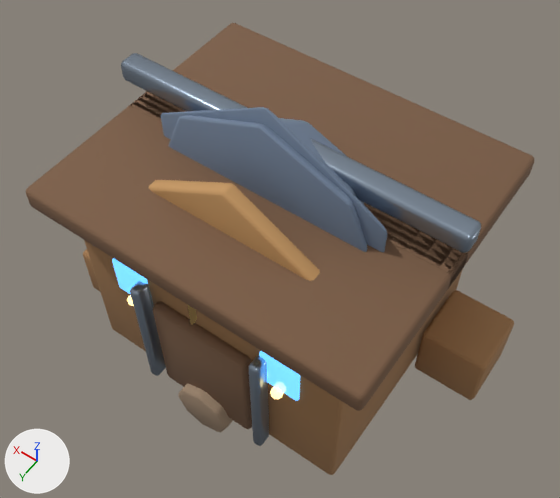
What one commit did to the Blender file assets-source/blender/buildings/warehouse.blend.
One viewpoint serves both versions: a 50 mm lens placed at (-2.53, 3.6, 6.87), pointed at (0.05, -0.01, 1.19). The axes (+X, +Y, +Z) are drawn at lower left. The lights are the same throughout. The older version comes first.

In view in the first picture: 'LOD1_PROXY_cap', 'LOD2_PROXY_cap', 'crateA', 'door', 'doorFrameL', 'doorFrameR', 'plinth', 'ridge', 'roof.left', 'roof.right', 'warehouseBody', 'warehouseGable' and 6 more.
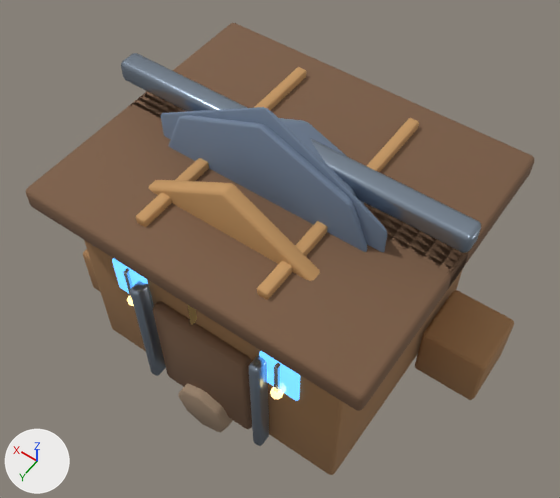
What changed in the scene script:
```text
Add me_cube_850:
    me_cube_850.from_pydata(...)  # a box spanning x -0.05..0.05, y -0.05..0.05, z -1.1..1.1
    me_cube_850.polygons.foreach_set('use_smooth', [True] * 6)
    me_cube_850.materials.append(mat_mat_warehouse_woodlight)  # orange #c59761
Add me_cube_848:
    me_cube_848.from_pydata(...)  # a box spanning x -0.018..0.018, y -0.21..0.21, z -0.028..0.028
    me_cube_848.polygons.foreach_set('use_smooth', [True] * 6)
    me_cube_848.materials.append(mat_mat_warehouse_metallight)  # pale blue #c4d1df
Add ob_rooftruss_r:
    ob_rooftruss_r = bpy.data.objects.new('roofTruss.R', me_cube_850)
    ob_rooftruss_r.parent = ob_buildingroot
    ob_rooftruss_r.location = (0.58, 2.28, 0.0)
    _m = ob_rooftruss_r.modifiers.new('soft bevel', 'BEVEL')
    _m.width = 0.014
    _m.width_pct = 0.014
    _m.segments = 2
Add ob_rooftruss_l:
    ob_rooftruss_l = bpy.data.objects.new('roofTruss.L', me_cube_850.copy())
    ob_rooftruss_l.parent = ob_buildingroot
    ob_rooftruss_l.location = (-0.58, 2.28, 0.0)
    _m = ob_rooftruss_l.modifiers.new('soft bevel', 'BEVEL')
    _m.width = 0.014
    _m.width_pct = 0.014
    _m.segments = 2
Add ob_windowcross_1:
    ob_windowcross_1 = bpy.data.objects.new('windowCross.1', me_cube_848)
    ob_windowcross_1.parent = ob_buildingroot
    ob_windowcross_1.location = (0.78, 1.4, -1.19)
    _m = ob_windowcross_1.modifiers.new('soft bevel', 'BEVEL')
    _m.width = 0.008
    _m.width_pct = 0.008
    _m.segments = 2
Add ob_windowcross__1:
    ob_windowcross__1 = bpy.data.objects.new('windowCross.-1', me_cube_848.copy())
    ob_windowcross__1.parent = ob_buildingroot
    ob_windowcross__1.location = (-0.78, 1.4, -1.19)
    _m = ob_windowcross__1.modifiers.new('soft bevel', 'BEVEL')
    _m.width = 0.008
    _m.width_pct = 0.008
    _m.segments = 2
```

What differs and where, as boxes (x1, y1, x2, y2) in the pictures (560 x 498 px):
'roofTruss.L', added
    after: (257, 118, 419, 300)
'roofTruss.R', added
    after: (136, 67, 307, 227)
'windowCross.-1', added
    after: (274, 363, 281, 392)
'windowCross.1', added
    after: (123, 268, 133, 298)
